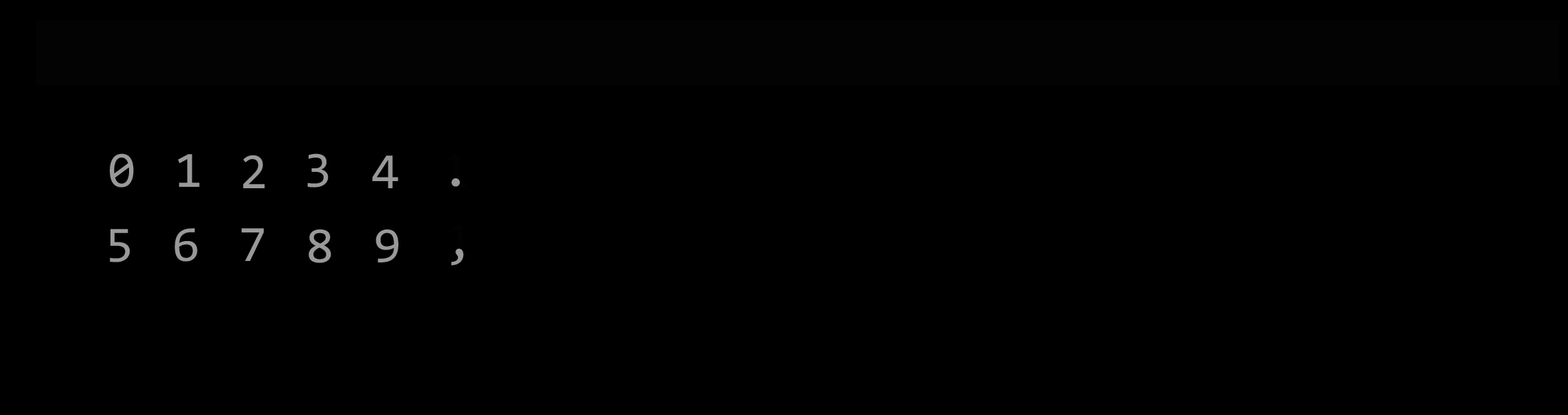
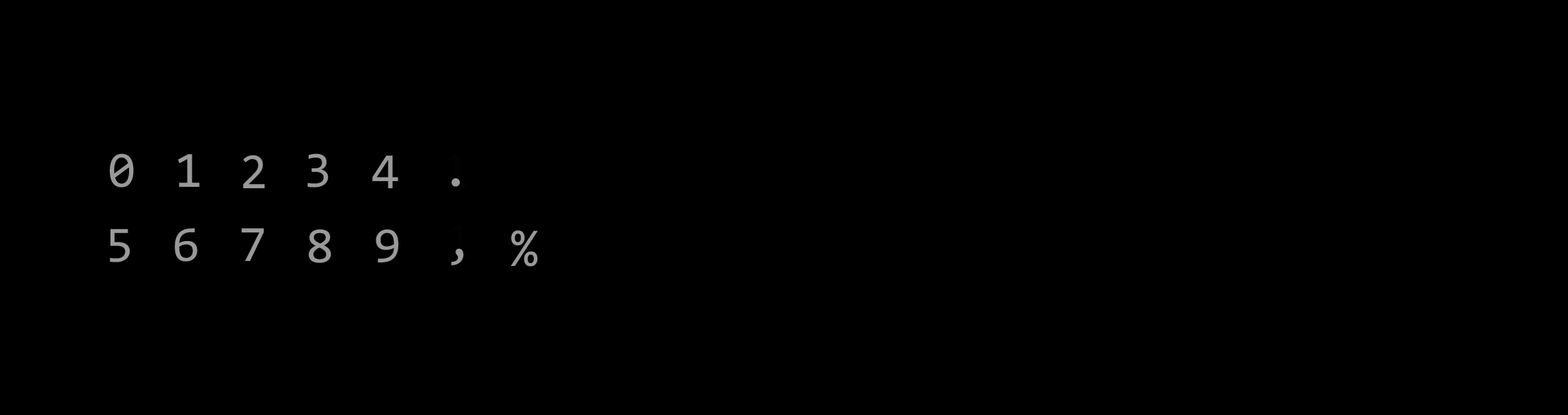
Layered file, before and after one edit (1568 x 415). Changes by layer:
"score-percent.png": opacity 1% → 60%, painted on it over [left=35, top=19, right=1560, bottom=267]
